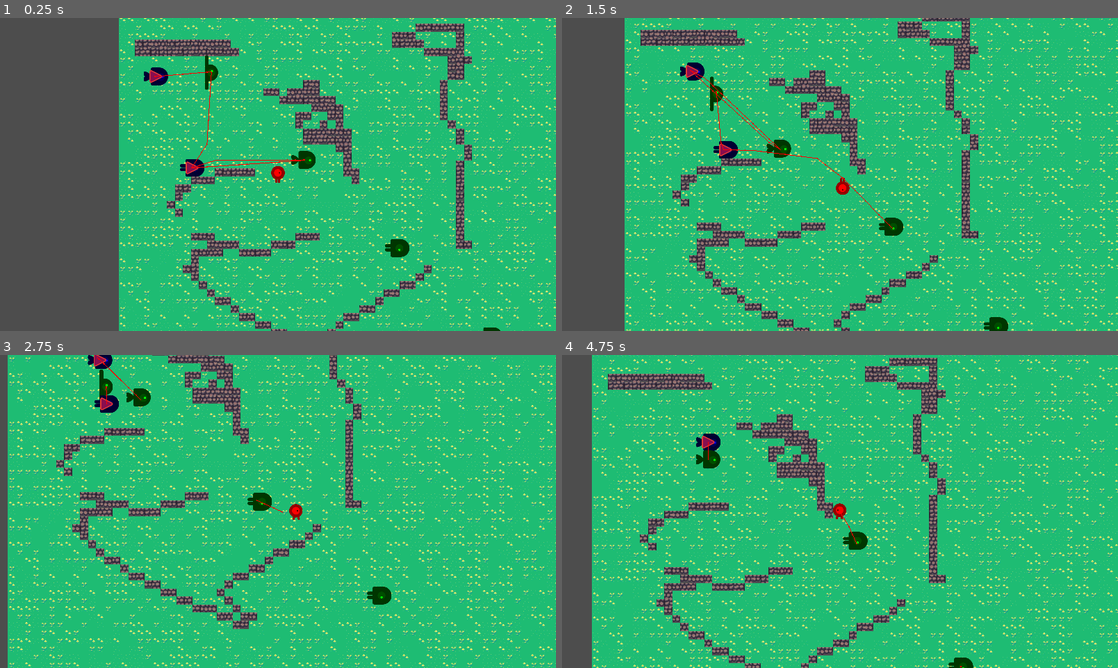
Above: before the commit, frames 1-4 (two rows, left to right).
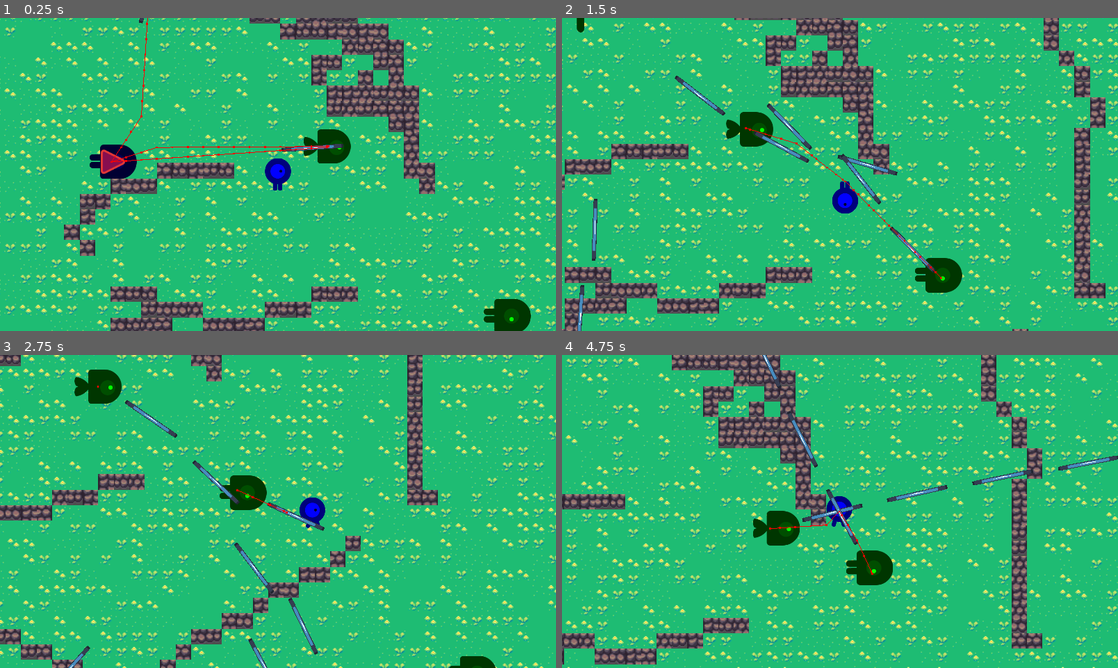
Above: after the commit, the same moments.

Repository: actuallyfrank/project-battlefield
Game: Godot game, scene res://scenes/Main.tscn
The game is run twice, just before and just after one commit, with the same random seed, the same clock (stepped at 60 frames per second) and the same inputs. The engine's default icon, where the game draws it, is replaced by a stand-in: a white triangle on a blue panel in a dark square.
Inputs:
- Up to frame 1 (0.25 s): no input
- Up to frame 2 (1.5 s): hold Right (move_right) 0.53-1.28 s; hold Down (move_down) from 1.28 s (still down)
- Up to frame 3 (2.75 s): release Down (move_down) at 2.03 s; hold Right (move_right) from 2.03 s (still down)
- Up to frame 4 (4.75 s): release Right (move_right) at 2.78 s; hold Up (move_up) 2.78-3.53 s; hold Left (move_left) from 3.53 s (still down)

The runs differ from the first frame. In frame 1, 54% of the frame differs, in the area x 0-100%, y 0-100%; in frame 2, 46%; in frame 3, 34%; in frame 4, 41%.

Commit message:
add arrow projectiles for archers

Diff:
--- a/scenes/Archer.tscn
+++ b/scenes/Archer.tscn
@@ -12,7 +12,8 @@
 [ext_resource type="PackedScene" uid="uid://dlg4jxu0tf3gn" path="res://scenes/components/HealthComponent.tscn" id="11_ewk5b"]
 [ext_resource type="PackedScene" uid="uid://fpukbu2ndkke" path="res://scenes/components/HitboxComponent.tscn" id="12_do701"]
 [ext_resource type="PackedScene" uid="uid://obq0w7aamdgg" path="res://scenes/components/AIComponent.tscn" id="12_vhg02"]
-[ext_resource type="PackedScene" uid="uid://c4r0jiujlplbw" path="res://scenes/components/WeaponComponent.tscn" id="13_ii6pj"]
+[ext_resource type="Script" path="res://scenes/weapons/bow.gd" id="14_wt1tu"]
+[ext_resource type="PackedScene" uid="uid://dmu80cluoqakc" path="res://BuildingAtom.tscn" id="15_c82eg"]
 
 [sub_resource type="SpriteFrames" id="SpriteFrames_bsvpx"]
 animations = [{
@@ -78,8 +79,7 @@
 [node name="TeamComponent" parent="." instance=ExtResource("9_egnva")]
 team = 2
 
-[node name="HealthComponent" parent="." node_paths=PackedStringArray("soldier") instance=ExtResource("11_ewk5b")]
-soldier = NodePath("..")
+[node name="HealthComponent" parent="." instance=ExtResource("11_ewk5b")]
 
 [node name="HitboxComponent" parent="." node_paths=PackedStringArray("teamComponent", "health") instance=ExtResource("12_do701")]
 teamComponent = NodePath("../TeamComponent")
@@ -93,6 +93,8 @@
 [node name="AIComponent" parent="." node_paths=PackedStringArray("actor", "teamComponent", "weaponComponent") instance=ExtResource("12_vhg02")]
 actor = NodePath("..")
 teamComponent = NodePath("../TeamComponent")
-weaponComponent = NodePath("../WeaponComponent")
+weaponComponent = NodePath("../BowWeapon")
 
-[node name="WeaponComponent" parent="." instance=ExtResource("13_ii6pj")]
+[node name="BowWeapon" type="Node2D" parent="."]
+script = ExtResource("14_wt1tu")
+arrow = ExtResource("15_c82eg")
--- a/scenes/Player.tscn
+++ b/scenes/Player.tscn
@@ -46,6 +46,7 @@
 script = ExtResource("1_c63en")
 
 [node name="TeamComponent" parent="." instance=ExtResource("2_gymdj")]
+team = 1
 
 [node name="AnimatedSprite2D" type="AnimatedSprite2D" parent="." node_paths=PackedStringArray("team")]
 scale = Vector2(0.5, 0.5)
@@ -59,10 +60,10 @@
 shape = SubResource("CapsuleShape2D_dni3p")
 
 [node name="Camera2D" type="Camera2D" parent="."]
-zoom = Vector2(0.52, 0.52)
 position_smoothing_enabled = true
 
 [node name="HealthComponent" parent="." instance=ExtResource("8_kam60")]
+max_health = 10000
 
 [node name="HitboxComponent" parent="." node_paths=PackedStringArray("teamComponent", "health") instance=ExtResource("9_rvitg")]
 teamComponent = NodePath("../TeamComponent")
--- a/scenes/components/ai_component.gd
+++ b/scenes/components/ai_component.gd
@@ -28,16 +28,8 @@
 	if (weaponComponent == null):
 		return
 
-	weaponComponent.attack(target)
+	weaponComponent.attack(target, teamComponent.team)
 
-
-func isPossibleTarget(area: Area2D) -> bool:
-	if area is HitboxComponent and area.teamComponent is TeamComponent:
-		var isSameTeam = area.teamComponent.team == teamComponent.team
-		if isSameTeam:
-			return false
-		return true
-	return false
 
 func isCurrentTarget(area: Area2D) -> bool:
 	if target == null:
@@ -52,7 +44,7 @@
 		target = actorsInRange[0]
 
 func _on_detection_zone_area_entered(area:Area2D):
-	if !isPossibleTarget(area):
+	if !HitUtils.canHit(area, teamComponent.team):
 		return
 
 	target = area
@@ -62,7 +54,7 @@
 
 
 func _on_detection_zone_area_exited(area: Area2D):
-	if !isPossibleTarget(area):
+	if !HitUtils.canHit(area, teamComponent.team):
 		return
 
 	if actorsInRange.find(area) == -1:
--- a/scenes/components/health_component.gd
+++ b/scenes/components/health_component.gd
@@ -2,14 +2,17 @@
 
 class_name HealthComponent
 
-@export var soldier: Soldier = null
-@export var MaxHealth = 100
-var Health = MaxHealth
+@export var max_health = 100
+var health = max_health
+
+func _ready () -> void:
+	health = max_health
+
 
 func hit (damage: int) -> void:
-    Health -= damage
+	health -= damage
 
-    print("Health: ", Health)
+	print("health: ", health)
 
-    if Health <= 0:
-        soldier.die()
+	if health <= 0:
+		get_parent().queue_free()
--- a/scenes/soldier.tscn
+++ b/scenes/soldier.tscn
@@ -79,8 +79,7 @@
 [node name="TeamComponent" parent="." instance=ExtResource("9_h1icw")]
 team = 1
 
-[node name="HealthComponent" parent="." node_paths=PackedStringArray("soldier") instance=ExtResource("11_l1oc7")]
-soldier = NodePath("..")
+[node name="HealthComponent" parent="." instance=ExtResource("11_l1oc7")]
 
 [node name="HitboxComponent" parent="." node_paths=PackedStringArray("teamComponent", "health") instance=ExtResource("12_s1a8v")]
 teamComponent = NodePath("../TeamComponent")
--- a/scenes/weapon_component.gd
+++ b/scenes/weapon_component.gd
@@ -4,7 +4,7 @@
 
 @export var reach: float = 100
 
-func attack(target: HitboxComponent):
+func attack(target: HitboxComponent, team: int):
 	print('ATTACK!')
 
 	var target_position = target.global_position
--- /dev/null
+++ b/scenes/weapons/Arrow.tscn
@@ -0,0 +1,25 @@
+[gd_scene load_steps=5 format=3 uid="uid://fm5m15atq6fr"]
+
+[ext_resource type="Texture2D" uid="uid://q5pjdrnqjhrx" path="res://icon.svg" id="1_48ay3"]
+[ext_resource type="Script" path="res://scenes/weapons/projectile.gd" id="1_754q5"]
+[ext_resource type="Script" path="res://scenes/components/team_component.gd" id="3_jdjk5"]
+
+[sub_resource type="RectangleShape2D" id="RectangleShape2D_jer6m"]
+size = Vector2(129, 7)
+
+[node name="Arrow" type="Area2D"]
+script = ExtResource("1_754q5")
+
+[node name="Sprite2D" type="Sprite2D" parent="."]
+position = Vector2(0, -0.500002)
+scale = Vector2(1, 0.0703125)
+texture = ExtResource("1_48ay3")
+
+[node name="CollisionShape2D" type="CollisionShape2D" parent="."]
+position = Vector2(0.5, -0.5)
+shape = SubResource("RectangleShape2D_jer6m")
+
+[node name="TeamComponent" type="Node2D" parent="."]
+script = ExtResource("3_jdjk5")
+
+[connection signal="area_entered" from="." to="." method="_on_area_entered"]
--- /dev/null
+++ b/scenes/weapons/bow.gd
@@ -0,0 +1,16 @@
+extends WeaponComponent
+
+@export var arrow: PackedScene
+
+var arrowScene: Resource = load("res://scenes/weapons/arrow.tscn")
+
+func attack(target: HitboxComponent, team: int):
+    var arrow_instance: Projectile = arrowScene.instantiate()
+
+    arrow_instance.global_transform.origin = global_transform.origin
+    arrow_instance.look_at(target.global_transform.origin)
+
+    arrow_instance.team = team
+
+    var root = get_tree().get_root()
+    root.add_child(arrow_instance)
--- /dev/null
+++ b/scenes/weapons/projectile.gd
@@ -0,0 +1,31 @@
+extends Area2D
+class_name Projectile
+
+@export var speed: int = 1000
+@export var damage: int = 10
+@export var max_distance: int = 1000
+@export var team: int = -1
+
+var start_position: Vector2
+
+func _ready():
+	start_position = global_position
+
+func _physics_process(delta):
+	var direction = global_rotation
+	position += Vector2(cos(direction), sin(direction)) * speed * delta
+
+	if start_position.distance_to(global_position) > max_distance:
+		print("Projectile reached max distance")
+		queue_free()
+
+func _on_area_entered(area:Area2D):
+	print("Projectile entered area", area.name)
+	if !HitUtils.canHit(area, team):
+		return
+
+	var hitbox = HitUtils.getHitbox(area)
+	if !hitbox:
+		return
+
+	hitbox.hit(damage)
--- /dev/null
+++ b/scripts/utils/hit_utils.gd
@@ -0,0 +1,21 @@
+class_name HitUtils
+
+static func canHit(area: Area2D, team: int = -1) -> bool:
+	var areaHitbox = getHitbox(area)
+	if areaHitbox == null:
+		return false
+
+	var isSameTeam = getTeam(areaHitbox) == team
+	if areaHitbox and !isSameTeam:
+		return true
+	return false
+
+static func getHitbox(area: Area2D) -> HitboxComponent:
+	if area is HitboxComponent:
+		return area as HitboxComponent
+	return null
+
+static func getTeam(hitbox: HitboxComponent) -> int:
+	if hitbox.teamComponent:
+		return hitbox.teamComponent.team
+	return -1
Not shown: 1 places in scenes/Archer.tscn that only renumber resources
